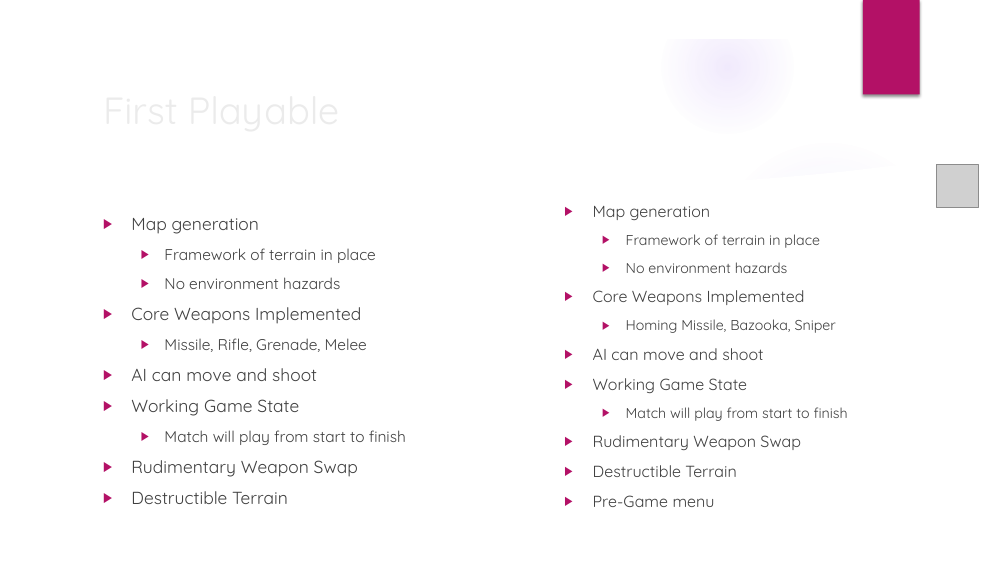
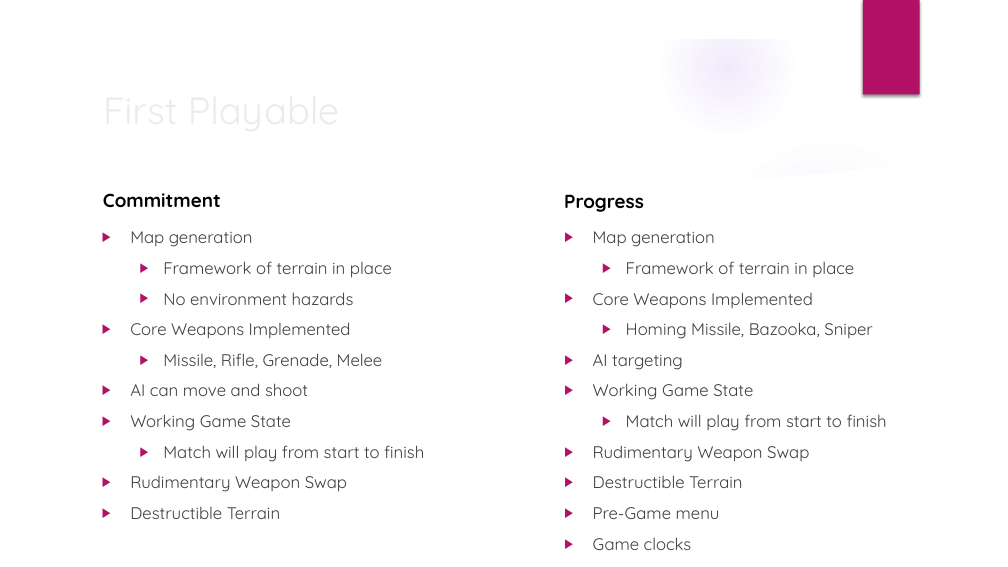
Before and after one commit to trevinofernando/2D-Tactical-Game, a slide deck: slide 2 of First Playable.pptx. Drawn at 1008x567 pixels with LibreOffice and Linux fonts; fonts in the diff are those of the drawing; grey boxes stand for pictures; background and template pictures are left out. Boxes give left, top, right and bottom in pixels: in the first picture for what was removed or moved away, otherwise in the second. Text is boxed around its words. In the diff, an @@ line names an element or a change of style, - is before the commit and + after.

Commit message:
Finalized first playable ppt

```diff
--- a/First Playable.pptx
+++ b/First Playable.pptx
@@ picture removed at box(937, 165, 979, 207) @@
@@ text added at box(103, 193, 221, 207), 18 pt, text #000000, bold @@
+Commitment
@@ text added at box(564, 194, 644, 212), 18 pt, text #000000, bold @@
+Progress
@@ text "Map generation": place and size @@
-text "Map generation" at box(131, 218, 406, 504)
+text "Map generation" at box(130, 231, 424, 519)
@@ text "Map generation" at box(130, 231, 424, 519): size 16.6 to 16 pt in "Map generation", "Core Weapons Implemented", "AI can move and shoot", "Working Game State" and 2 more places; size 14.8 to 16 pt in "Framework of terrain in place", "No environment hazards", "Missile, Rifle, Grenade, Melee", "Match will play from start to finish" @@
@@ text "Map generation": place and size @@
-text "Map generation" at box(593, 206, 848, 477)
+text "Map generation" at box(593, 231, 887, 550)
@@ text at box(593, 231, 887, 519): size 15.3 to 16 pt in "Map generation", "Core Weapons Implemented", "Working Game State", "Rudimentary Weapon Swap" and 2 more places; size 13.6 to 16 pt in "Framework of terrain in place", "Homing Missile, Bazooka, Sniper", "Match will play from start to finish" @@
@@ text at box(626, 262, 787, 273): paragraph removed @@
-  ▶ No environment hazards
@@ text at box(593, 354, 683, 370): text changed; size 15.3 to 16 pt @@
-▶ AI can move and shoot
+▶ AI targeting
@@ text at box(593, 537, 692, 550): paragraph added @@
+▶ Game clocks
```
Also in this commit, not shown: 3 other slides changed.
